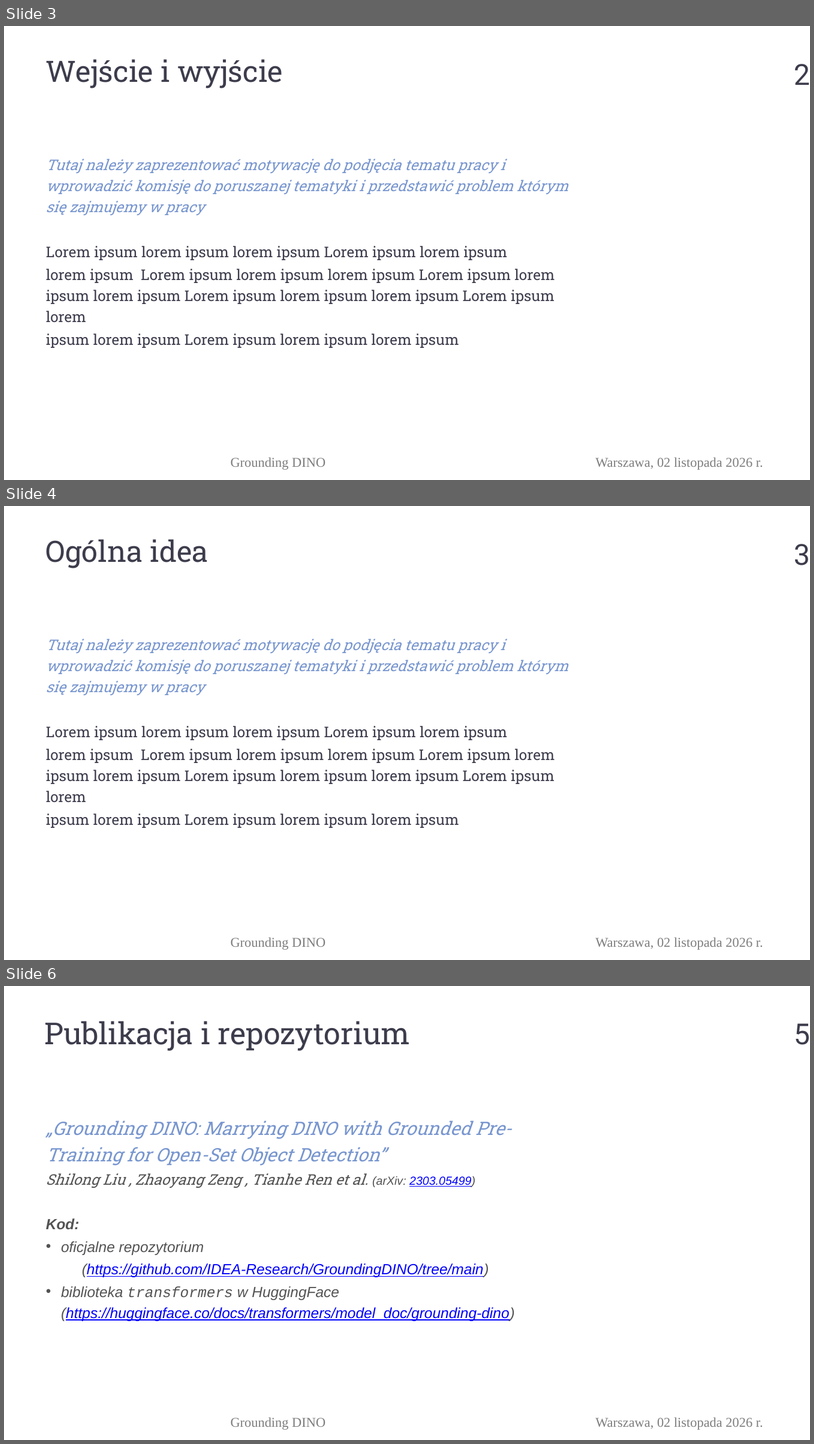
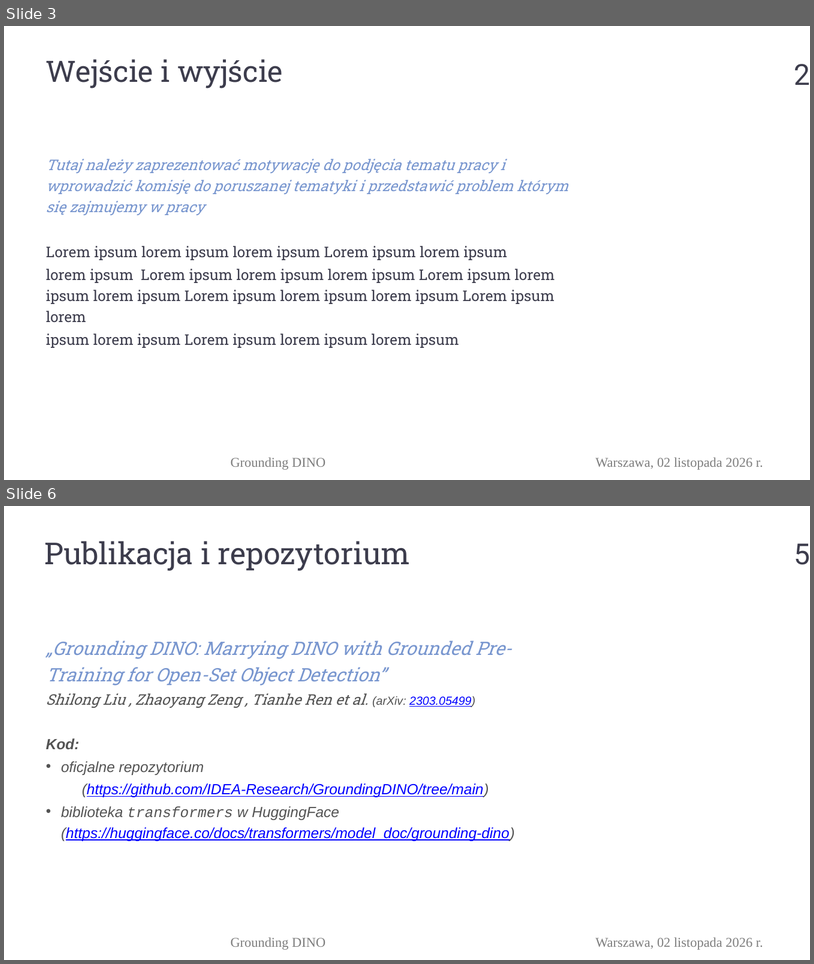
Before and after one commit to PylkoR/GroundingDINO_reproduction, a slide deck: presentations/Prezentacja_ADOM.pptx. Shown one above the other, each under a label of ours: slides 3, 4 and 6 before the commit, slides 3 and 6 after it; the slides between them are not shown. The pictures are 814x1444 and 814x964 pixels, drawn with LibreOffice and Linux fonts; fonts in the diff are those of the drawing; background and template pictures are left out. Boxes give left, top, right and bottom in pixels: in the first picture for what was removed or moved away, otherwise in the second. Text is boxed around its words. In the diff, an @@ line names an element or a change of style, - is before the commit and + after.

```diff
--- a/presentations/Prezentacja_ADOM.pptx
+++ b/presentations/Prezentacja_ADOM.pptx
@@ slide 4 removed at (4, 506, 810, 960), background #FFFFFF; not listed: 2 template elements that a slide beside it also shows @@
@@ text removed at (46, 539, 209, 568) @@
-Ogólna idea
@@ page number removed at (794, 544, 810, 565) @@
-3
@@ text removed at (46, 639, 569, 828) @@
-Tutaj należy zaprezentować motywację do podjęcia tematu pracy i wprowadzić komisję do poruszanej tematyki i przedstawić problem którym się zajmujemy w pracy
-Lorem ipsum lorem ipsum lorem ipsum Lorem ipsum lorem ipsum
-lorem ipsum Lorem ipsum lorem ipsum lorem ipsum Lorem ipsum lorem ipsum lorem ipsum Lorem ipsum lorem ipsum lorem ipsum Lorem ipsum lorem
-ipsum lorem ipsum Lorem ipsum lorem ipsum lorem ipsum
```
Also in this commit, not shown: 2 slides added, 1 other slide removed.
